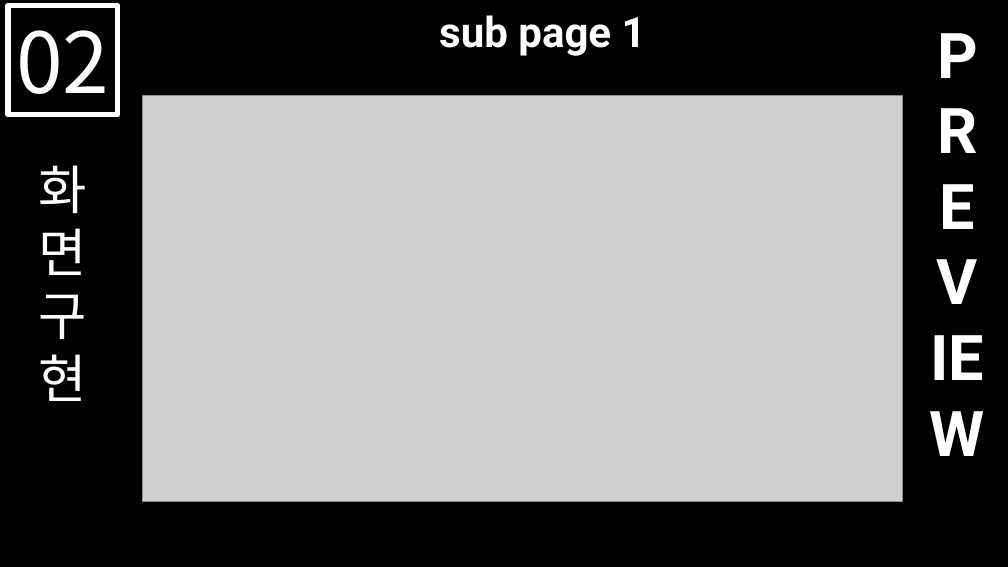
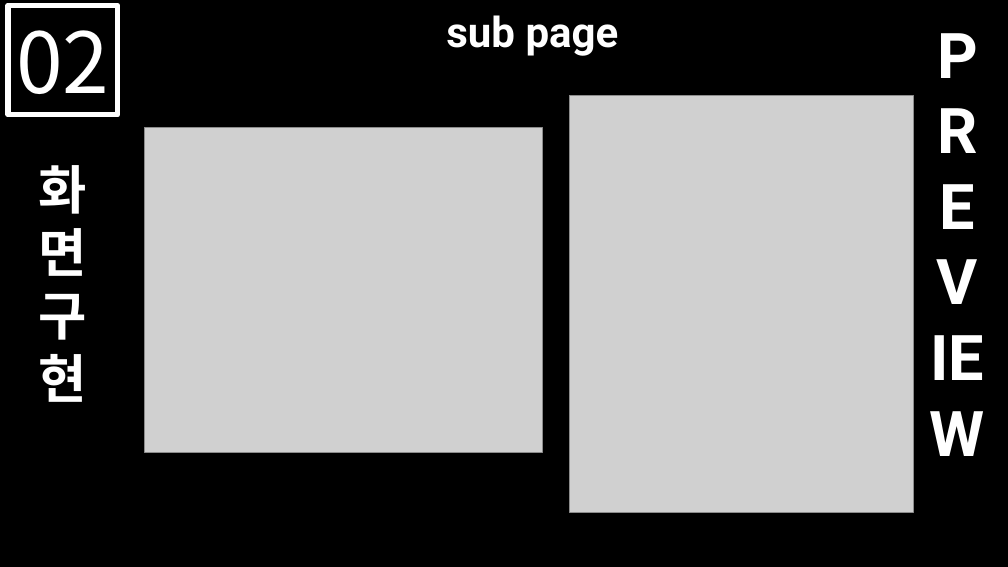
Before and after one commit to HyunRyung/Chanel, a slide deck: slide 8 of Portfolio/CHANEL.pptx. Drawn at 1008x567 pixels with LibreOffice and Linux fonts; fonts in the diff are those of the drawing; grey boxes stand for pictures. Boxes give left, top, right and bottom in pixels: in the first picture for what was removed or moved away, otherwise in the second. Text is boxed around its words. In the diff, an @@ line names an element or a change of style, - is before the commit and + after.

```diff
--- a/Portfolio/CHANEL.pptx
+++ b/Portfolio/CHANEL.pptx
@@ text at box(446, 15, 619, 56): text changed @@
-sub page 1
+sub page
@@ picture removed at box(142, 95, 903, 501) @@
@@ picture added at box(569, 95, 914, 512) @@
@@ picture added at box(144, 128, 543, 452) @@
@@ text "화면구현" at box(39, 165, 87, 402): bold on @@
```
Also in this commit, not shown: 10 other slides changed, 1 slide added, 2 slides removed, 2 other files.
